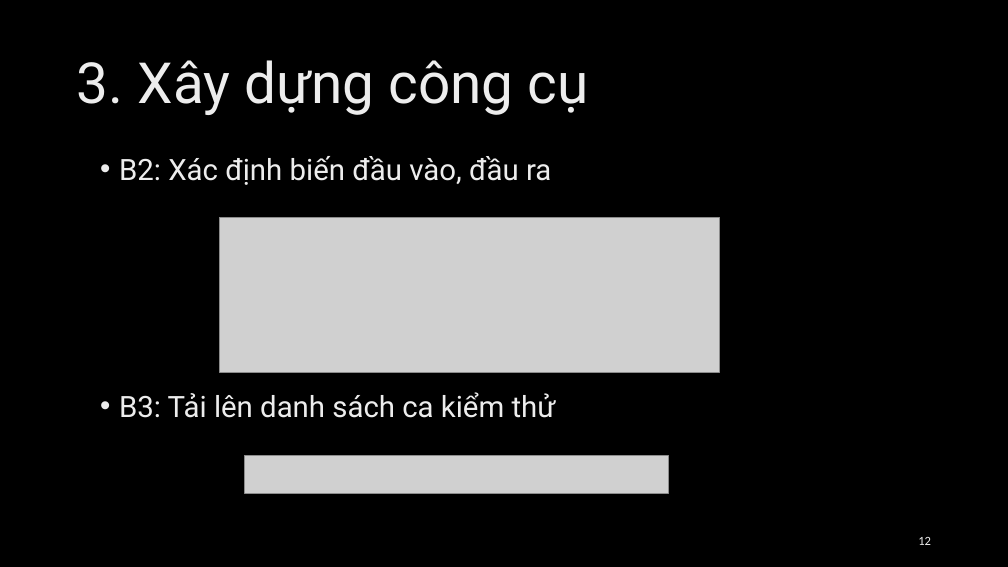
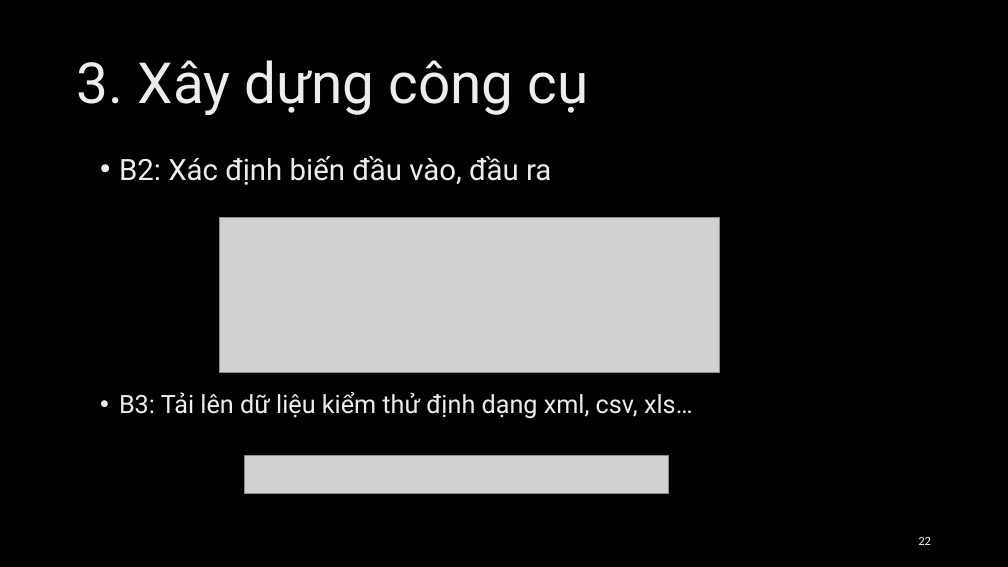
Before and after one commit to Loandt1/FuncTestGenerator, a slide deck: slide 22 of docs/Loandt_Presentation.pptx (slide 12 before the commit). Drawn at 1008x567 pixels with LibreOffice and Linux fonts; fonts in the diff are those of the drawing; grey boxes stand for pictures; background and template pictures are left out. Boxes give left, top, right and bottom in pixels: in the first picture for what was removed or moved away, otherwise in the second. Text is boxed around its words. In the diff, an @@ line names an element or a change of style, - is before the commit and + after.

```diff
--- a/docs/Loandt_Presentation.pptx
+++ b/docs/Loandt_Presentation.pptx
@@ text at box(119, 392, 693, 419): text changed; size 28 to 24 pt @@
-• B3: Tải lên danh sách ca kiểm thử
+  • B3: Tải lên dữ liệu kiểm thử định dạng xml, csv, xls…
@@ page number at box(918, 537, 931, 545): text changed @@
-12
+22
```
Also in this commit, not shown: 5 other slides changed, 13 slides added, 1 other file.
